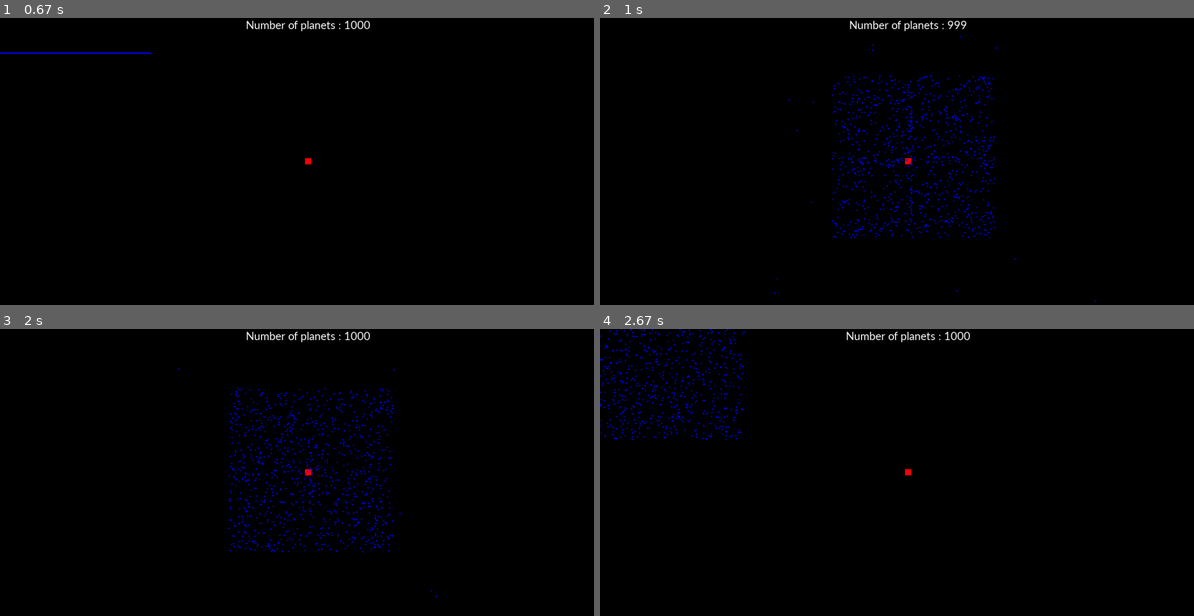
Above: before the commit, frames 1-4 (two rows, left to right).
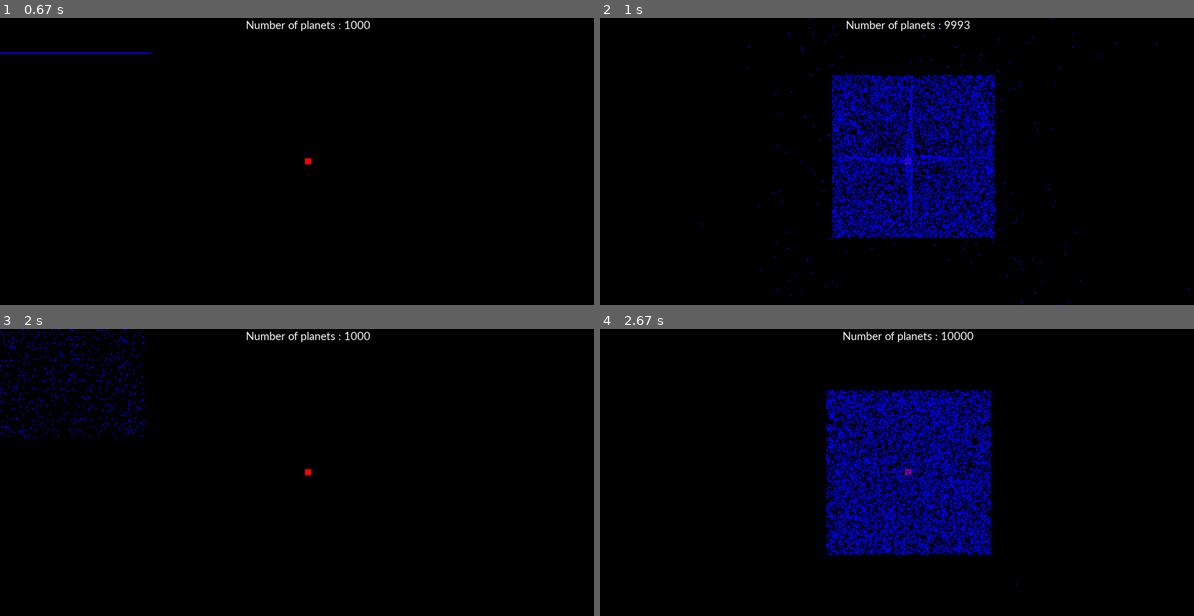
Above: after the commit, the same moments.

Repository: Manan-200/Python
Game: pygame game, started from Random_programs/gravity.py
Two runs of this game, one before a commit and one after it. Both use one fixed random seed, a clock stepped at 60 frames per second and the inputs below.
Inputs:
- Up to frame 1 (0.67 s): tap Space at 0.33 s
- Up to frame 2 (1 s): tap Space at 0.73 s
- Up to frame 3 (2 s): tap Space at 1.03, 1.23, 1.57, 1.87 s
- Up to frame 4 (2.67 s): tap Space at 2.07, 2.37, 2.63 s

Frame 1 is identical in both runs. In frame 2, 11% of the frame differs, in the area x 16-100%, y 0-100%; in frame 3, 2.6%; in frame 4, 12%, in the area x 0-71%, y 0-90%.

Commit message:
Completed

Diff:
--- a/Random_programs/gravity.py
+++ b/Random_programs/gravity.py
@@ -80,19 +80,20 @@
         #Resetting the variables
         if event.type == pygame.KEYDOWN:
             if event.key == pygame.K_SPACE:
+                planets = 1000
                 planet_list = []
                 vel = 0
                 pos_x_list, pos_y_list = [], []
                 focussed = False
-                c = random.choice([1, 2, 3, 4])
+                c = random.choice([1, 2, 3])
+                if c == 2:
+                    planets = 10000
                 for i in range(planets):
                     if c == 1:
-                        coords = pygame.mouse.get_pos()[0] + random.randrange(-200, 200), pygame.mouse.get_pos()[1] + random.randrange(-200, 200)
+                        coords = width/10 + random.randrange(-200, 200), height/10 + random.randrange(-200, 200)
                     elif c == 2:
-                        coords = width/10 + random.randrange(-200, 200), height/10 + random.randrange(-200, 200)
+                        coords = width/2 + random.randrange(-200, 200), height/2 + random.randrange(-200, 200)
                     elif c == 3:
-                        coords = width/2 + random.randrange(-200, 200), height/2 + random.randrange(-200, 200)
-                    elif c == 4:
                         coords = width/10 + random.randrange(-200, 200), 100
                     planet = Planet(coords[0], coords[1], 3, 3, planet_mass)
                     planet_list.append(planet)
@@ -194,7 +195,7 @@
 
         #Displaying stats 2
         dist = get_distance(star.x + star.w//2, star.y + star.h//2, focused_planet.x + focused_planet.w//2, focused_planet.y + focused_planet.h//2)
-        stats_text = stats_font.render((f"distance : {round(dist)}m ; Instantaneous velocity : {round(vel)}m/s"), 1, (255, 255, 255))
+        stats_text = stats_font.render((f"distance from star : {round(dist)}m ; Instantaneous velocity : {round(vel)}m/s"), 1, (255, 255, 255))
         win.blit(stats_text, (width/2 - stats_text.get_width()/2, planet_text.get_height()))
 
     pygame.display.update()
